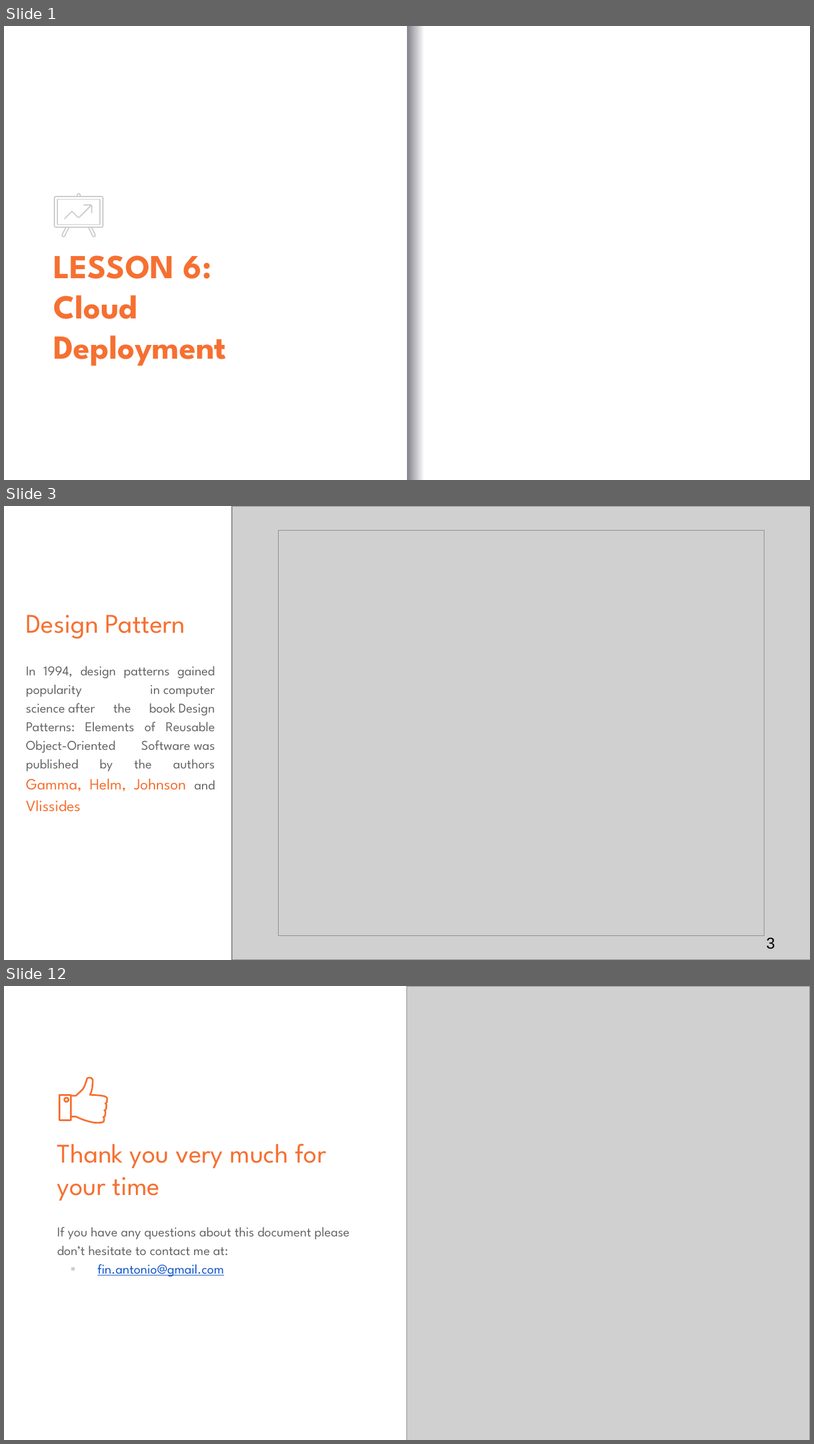
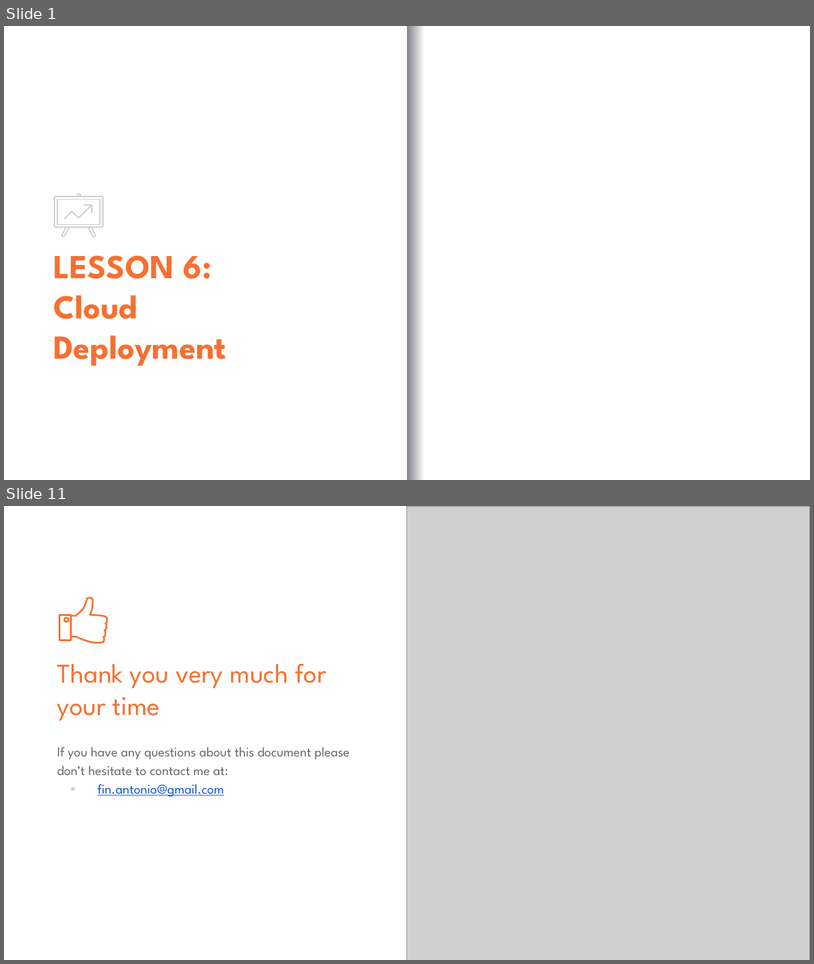
Before and after one commit to antfin/ComputerProgrammingBasic, a slide deck: lessons/Lesson_6.pptx. Shown one above the other, each under a label of ours: slides 1, 3 and 12 before the commit, slides 1 and 11 after it; the slides between them are not shown. The pictures are 814x1444 and 814x964 pixels, drawn with LibreOffice and Linux fonts; fonts in the diff are those of the drawing; grey boxes stand for pictures; background and template pictures are left out. Boxes give left, top, right and bottom in pixels: in the first picture for what was removed or moved away, otherwise in the second. Text is boxed around its words. In the diff, an @@ line names an element or a change of style, - is before the commit and + after.

```diff
--- a/lessons/Lesson_6.pptx
+++ b/lessons/Lesson_6.pptx
@@ slide 3 removed at box(4, 506, 810, 960), background #F67031 @@
@@ rectangle removed at box(4, 506, 232, 959) @@
@@ rectangle removed at box(232, 506, 242, 959) @@
@@ picture removed at box(232, 506, 810, 959) @@
@@ picture removed at box(278, 530, 764, 935) @@
@@ text removed at box(26, 615, 186, 639) @@
-Design Pattern
@@ text removed at box(26, 666, 215, 811) @@
-In 1994, design patterns gained popularity in computer science after the book Design Patterns: Elements of Reusable Object-Oriented Software was published by the authors Gamma, Helm, Johnson and Vlissides
@@ page number removed at box(767, 937, 776, 949) @@
-3
@@ what was slide 12 is now slide 11 @@
```
Also in this commit, not shown: 2 slides changed, 7 slides added, 7 other slides removed, 4 other files.
